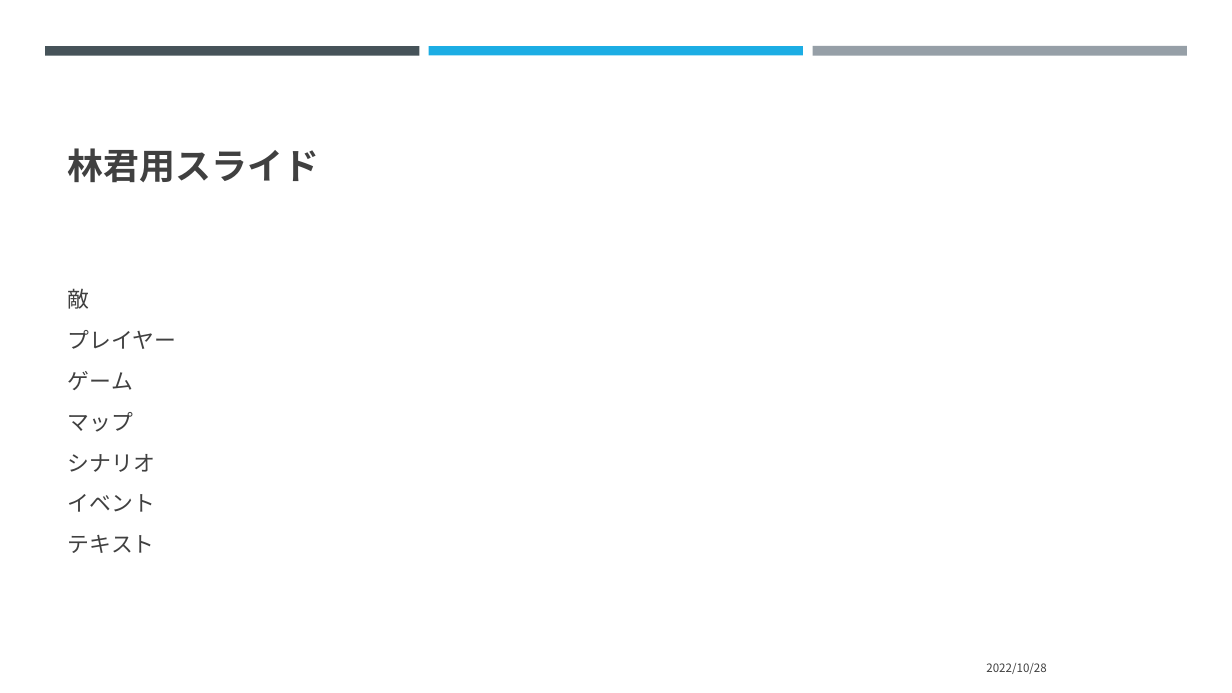
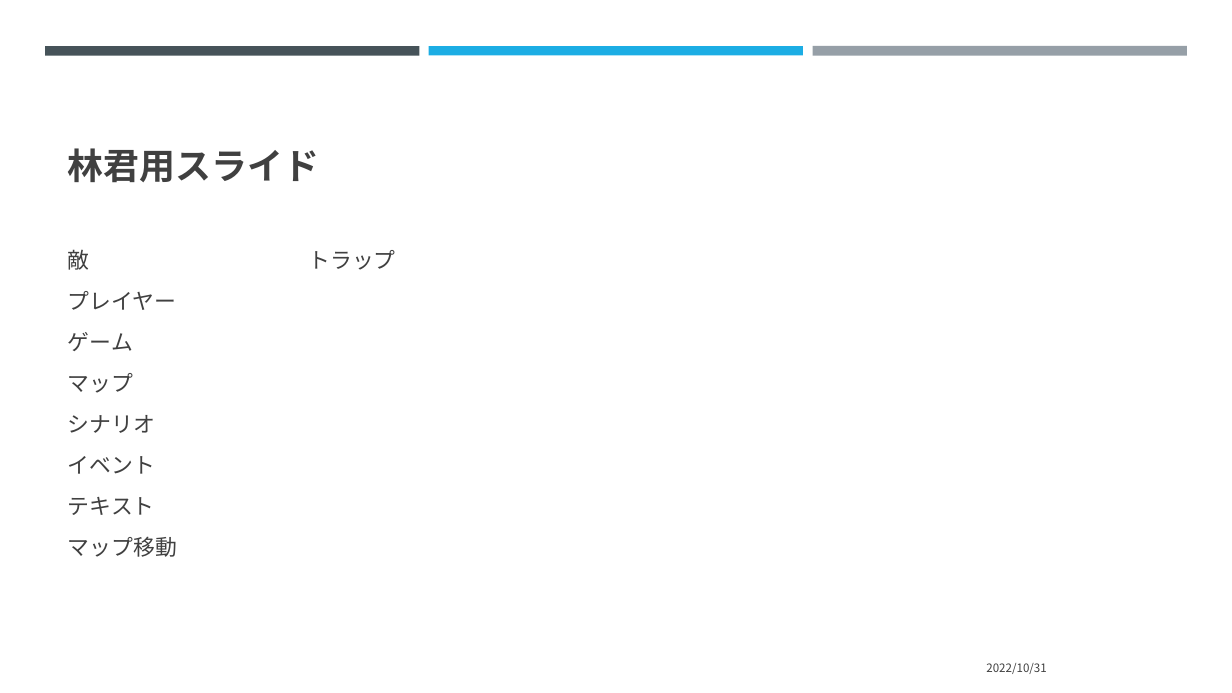
Before and after one commit to chogeru/RPG, a slide deck: slide 7 of ゲーム制作スライド.pptx. Drawn at 1232x693 pixels with LibreOffice and Linux fonts; fonts in the diff are those of the drawing. Boxes give left, top, right and bottom in pixels: in the first picture for what was removed or moved away, otherwise in the second. Text is boxed around its words. In the diff, an @@ line names an element or a change of style, - is before the commit and + after.

```diff
--- a/ゲーム制作スライド.pptx
+++ b/ゲーム制作スライド.pptx
@@ text at (68,249,395,270): text changed @@
-敵
+敵 トラップ
@@ text at (68,536,177,557): paragraph added @@
+マップ移動
@@ text at (986,663,1046,674): text changed @@
-2022/10/28
+2022/10/31
```
Also in this commit, not shown: 6 other slides changed.
